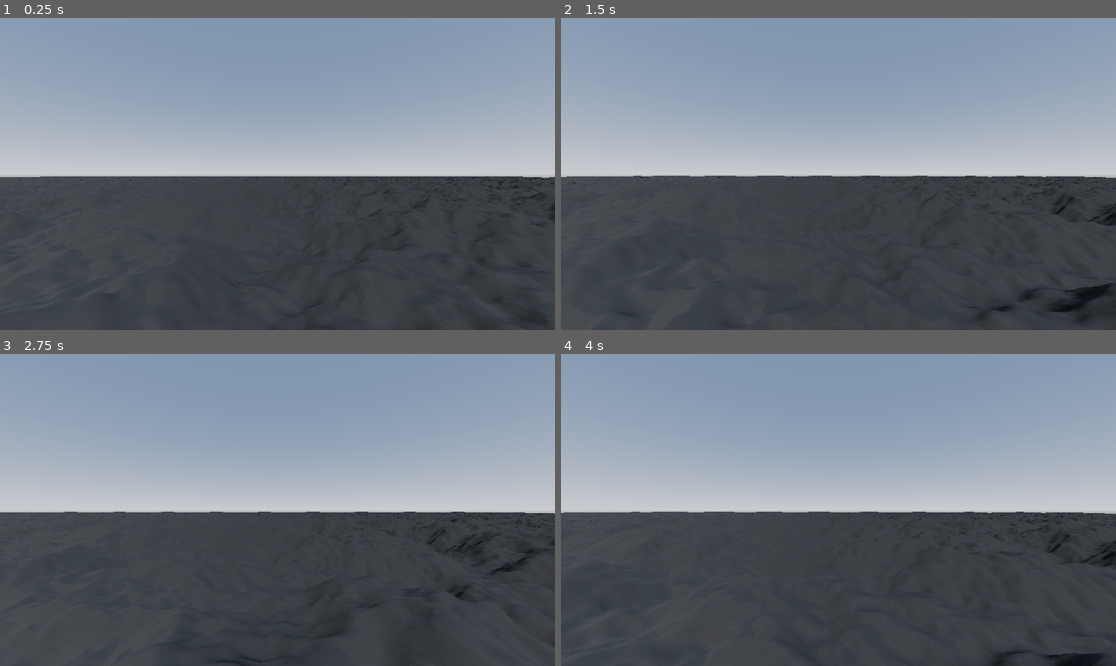
Above: before the commit, frames 1-4 (two rows, left to right).
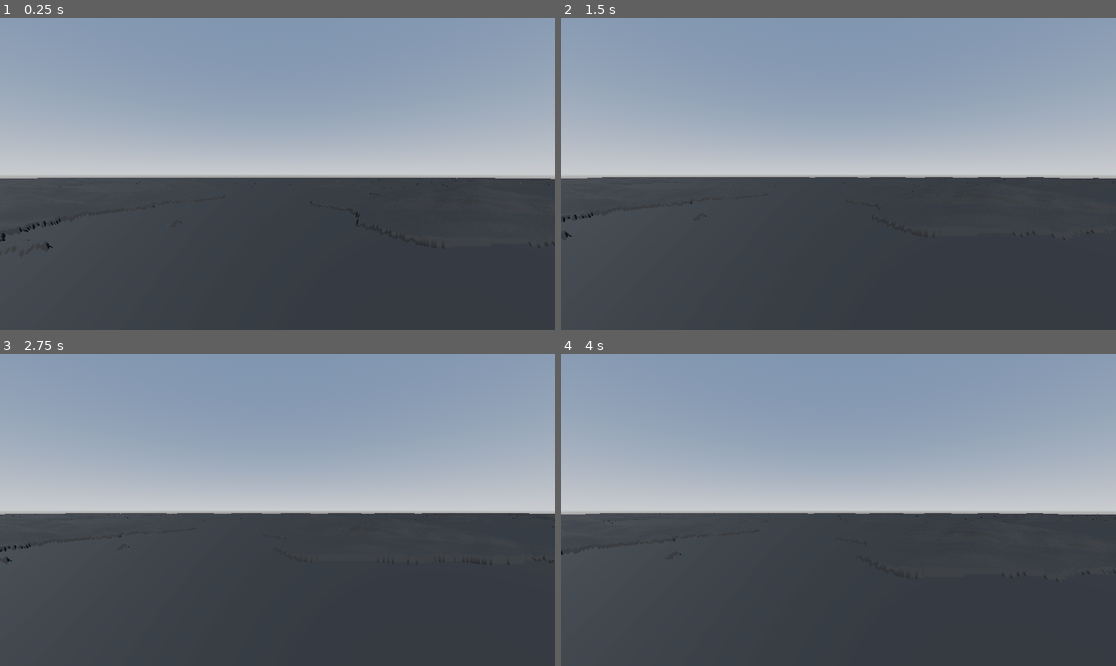
Above: after the commit, the same moments.

Repository: michaeljhkim/yurrgoht-godot
Game: Godot game, scene res://main.tscn
Same seed, same stepped clock (60 frames per second), same inputs: the game is played once before the commit and once after it.
Inputs (mouse positions are in pixels of both pictures, inside the frame that each line leads up to):
- Up to frame 1 (0.25 s): no input
- Up to frame 2 (1.5 s): tap Enter at 0.5 s; move the mouse to (960, 158) at 0.52 s; hold D (move_right) 0.53-1.28 s; tap Ctrl (crouch) at 0.6, 1.35 s; tap Space (jump) at 0.77 s; move the mouse to (727, 189) at 1.27 s; hold S (move_backward) from 1.28 s (still down)
- Up to frame 3 (2.75 s): tap Space (jump) at 1.52 s; move the mouse to (333, 441) at 2.02 s; release S (move_backward) at 2.03 s; hold D (move_right) from 2.03 s (still down); tap Ctrl (crouch) at 2.1 s
- Up to frame 4 (4 s): move the mouse to (810, 572) at 2.77 s; release D (move_right) at 2.78 s; hold W (move_forward) 2.78-3.53 s; tap Ctrl (crouch) at 2.85, 3.6 s; tap Space (jump) at 3.02, 3.77 s; move the mouse to (1005, 556) at 3.52 s; hold A (move_left) from 3.53 s (still down)

The runs differ from the first frame. In frame 1, 0.7% of the frame differs, in the area x 0-100%, y 50-98%; in frame 2, 1.3%; in frame 3, 0.8%; in frame 4, 1.1%.

Commit message:
converted heightmap generator to using cpu

Diff:
--- a/godot-project/clipmap/clipmap.gd
+++ b/godot-project/clipmap/clipmap.gd
@@ -17,6 +17,6 @@
 
 # I plan to do a complete overhaul of how the world will follow the player, but this will suffice temporarily
 func _physics_process(delta):
-	global_position = player_character.global_position.snapped(Vector3.ONE * length / 4.0) * Vector3(1,0,1)
+	global_position = player_character.global_position.snapped(Vector3.ONE * length / 2.0) * Vector3(1,0,1)
 	RenderingServer.global_shader_parameter_set("clipmap_position",global_position)
 	pass
--- a/godot-project/heightmap/Heightmap.gd
+++ b/godot-project/heightmap/Heightmap.gd
@@ -34,15 +34,15 @@
 
 # for computer shader
 func _init() -> void:
-	#init_compute_shader()
+	init_heightmap()
 	pass
 
 func _ready():
-	#ready_compute_shader()
+	ready_heightmap()
 	pass
 
 
-func init_compute_shader() -> void:
+func init_heightmap() -> void:
 	heightmap_rect = TextureRect.new()
 	island_rect = TextureRect.new()
 
@@ -63,9 +63,9 @@
 	gradient_tex = GradientTexture1D.new()
 	gradient_tex.gradient = gradient
 
-func ready_compute_shader():
+func ready_heightmap():
 	var heightmap := prepare_image()
-	compute_island_gpu.call_deferred(heightmap)
+	compute_island_cpu.call_deferred(heightmap)
 
 
 # COMPUTE SHADER CODE BEGINS
@@ -100,144 +100,25 @@
 	return heightmap
 
 
+func compute_island_cpu(heightmap: Image) -> void:
+	# This function is the CPU counterpart of the `main()` function in `compute_shader.glsl`.
+	var center := Vector2i(po2_dimensions, po2_dimensions) / 2
+	# Loop over all pixel coordinates in the image.
+	for y in range(0, po2_dimensions):
+		for x in range(0, po2_dimensions):
+			var coord := Vector2i(x, y)
+			var pixel := heightmap.get_pixelv(coord)
+			# Calculate the distance between the coord and the center.
+			var distance := Vector2(center).distance_to(Vector2(coord))
+			# As the X and Y dimensions are the same, we can use center.x as a proxy for the distance
+			# from the center to an edge.
+			var gradient_color := gradient.sample(distance / float(center.x))
+			# We use the v ('value') of the pixel here. This is not the same as the luminance we use
+			# in the compute shader, but close enough for our purposes here.
+			pixel.v *= gradient_color.v
+			if pixel.v < 0.2:
+				pixel.v = 0.0
+			heightmap.set_pixelv(coord, pixel)
 
-func init_gpu() -> void:
-	# These resources are expensive to make, so create them once and cache for subsequent runs.
-
-	# Create a local rendering device (required to run compute shaders).
-	rd = RenderingServer.create_local_rendering_device()
-
-	if rd == null:
-		OS.alert("""Couldn't create local RenderingDevice on GPU: %s
-
-Note: RenderingDevice is only available in the Forward+ and Mobile rendering methods, not Compatibility.""" % RenderingServer.get_video_adapter_name())
-		return
-
-	# Prepare the shader.
-	shader_rid = load_shader(rd, shader_file)
-
-	# Create format for heightmap.
-	var heightmap_format := RDTextureFormat.new()
-	# There are a lot of different formats. It might take some studying to be able to be able to
-	# choose the right ones. In this case, we tell it to interpret the data as a single byte for red.
-	# Even though the noise image only has a luminance channel, we can just interpret this as if it
-	# was the red channel. The byte layout is the same!
-	heightmap_format.format = RenderingDevice.DATA_FORMAT_R8_UNORM
-	heightmap_format.width = po2_dimensions
-	heightmap_format.height = po2_dimensions
-	# The TextureUsageBits are stored as 'bit fields', denoting what can be done with the data.
-	# Because of how bit fields work, we can just sum the required ones: 8 + 64 + 128
-	heightmap_format.usage_bits = \
-			RenderingDevice.TEXTURE_USAGE_STORAGE_BIT + \
-			RenderingDevice.TEXTURE_USAGE_CAN_UPDATE_BIT + \
-			RenderingDevice.TEXTURE_USAGE_CAN_COPY_FROM_BIT
-
-	# Prepare heightmap texture. We will set the data later.
-	heightmap_rid = rd.texture_create(heightmap_format, RDTextureView.new())
-
-	# Create uniform for heightmap.
-	var heightmap_uniform := RDUniform.new()
-	heightmap_uniform.uniform_type = RenderingDevice.UNIFORM_TYPE_IMAGE
-	heightmap_uniform.binding = 0  # This matches the binding in the shader.
-	heightmap_uniform.add_id(heightmap_rid)
-
-	# Create format for the gradient.
-	var gradient_format := RDTextureFormat.new()
-	# The gradient could have been converted to a single channel like we did with the heightmap,
-	# but for illustrative purposes, we use four channels (RGBA).
-	gradient_format.format = RenderingDevice.DATA_FORMAT_R8G8B8A8_UNORM
-	gradient_format.width = gradient_tex.width  # Default: 256
-	# GradientTexture1D always has a height of 1.
-	gradient_format.height = 1
-	gradient_format.usage_bits = \
-		RenderingDevice.TEXTURE_USAGE_STORAGE_BIT + \
-		RenderingDevice.TEXTURE_USAGE_CAN_UPDATE_BIT
-
-	# Storage gradient as texture.
-	gradient_rid = rd.texture_create(gradient_format, RDTextureView.new(), [gradient_tex.get_image().get_data()])
-
-	# Create uniform for gradient.
-	var gradient_uniform := RDUniform.new()
-	gradient_uniform.uniform_type = RenderingDevice.UNIFORM_TYPE_IMAGE
-	gradient_uniform.binding = 1  # This matches the binding in the shader.
-	gradient_uniform.add_id(gradient_rid)
-
-	uniform_set = rd.uniform_set_create([heightmap_uniform, gradient_uniform], shader_rid, 0)
-
-	pipeline = rd.compute_pipeline_create(shader_rid)
-
-
-
-
-# Object destructor, triggered before the engine deletes this Node.
-func _notification(what: int) -> void:
-	if what == NOTIFICATION_PREDELETE:
-		cleanup_gpu()
-
-# not sure when to call this yet - probably after heightmap creation, or just on close
-func cleanup_gpu() -> void:
-	if rd == null:
-		return
-
-	# All resources must be freed after use to avoid memory leaks.
-	rd.free_rid(pipeline)
-	pipeline = RID()
-
-	rd.free_rid(uniform_set)
-	uniform_set = RID()
-
-	rd.free_rid(gradient_rid)
-	gradient_rid = RID()
-
-	rd.free_rid(heightmap_rid)
-	heightmap_rid = RID()
-
-	rd.free_rid(shader_rid)
-	shader_rid = RID()
-
-	rd.free()
-	rd = null
-
-# Import, compile and load shader, return reference.
-func load_shader(p_rd: RenderingDevice, path: String) -> RID:
-	var shader_file_data: RDShaderFile = load(path)
-	var shader_spirv: RDShaderSPIRV = shader_file_data.get_spirv()
-	return p_rd.shader_create_from_spirv(shader_spirv)
-
-
-# Time to actually do the computations
-func compute_island_gpu(heightmap: Image) -> void:
-	if rd == null:
-		init_gpu()
-
-	if rd == null:
-		$CenterContainer/VBoxContainer/PanelContainer2/VBoxContainer/HBoxContainer2/Label2.text = \
-			"RenderingDevice is not available on the current rendering driver"
-		return
-
-	# Store heightmap as texture.
-	rd.texture_update(heightmap_rid, 0, heightmap.get_data())
-
-	var compute_list := rd.compute_list_begin()
-	rd.compute_list_bind_compute_pipeline(compute_list, pipeline)
-	rd.compute_list_bind_uniform_set(compute_list, uniform_set, 0)
-	# This is where the magic happens! As our shader has a work group size of 8x8x1, we dispatch
-	# one for every 8x8 block of pixels here. This ratio is highly tunable, and performance may vary.
-	@warning_ignore("integer_division")
-	rd.compute_list_dispatch(compute_list, po2_dimensions / 8, po2_dimensions / 8, 1)
-	rd.compute_list_end()
-
-	rd.submit()
-	# Wait for the GPU to finish.
-	# Normally, you would do this after a few frames have passed so the compute shader can run in the background.
-	rd.sync()
-
-	# Retrieve processed data.
-	var output_bytes := rd.texture_get_data(heightmap_rid, 0)
-	# Even though the GPU was working on the image as if each byte represented the red channel,
-	# we'll interpret the data as if it was the luminance channel.
-	var island_img := Image.create_from_data(po2_dimensions, po2_dimensions, false, Image.FORMAT_L8, output_bytes)
-	var island_texture := ImageTexture.create_from_image(island_img)
-	#island_img.save_png("user://heightmap_test.png")
-
+	var island_texture := ImageTexture.create_from_image(heightmap)
 	RenderingServer.global_shader_parameter_set("heightmap", island_texture)
Not shown, changed: NOTES_IDEAS.txt
Not shown, changed: external/modules/terrain_generator/terrain_generator.cpp
Not shown, changed: external/modules/terrain_generator/terrain_generator.h
